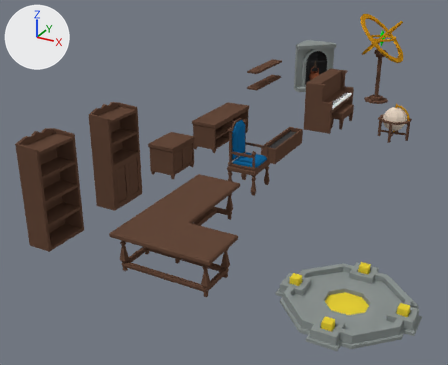
Before and after pictures for a commit that changed the Blender file Interior/interior_furnitures.blend.
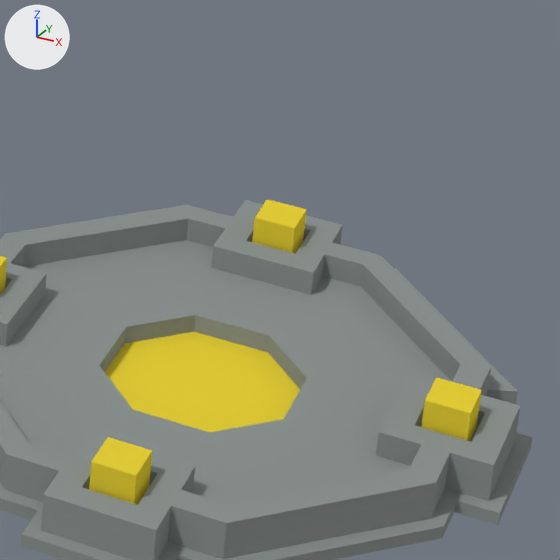
Each version is shown whole from a camera (50 mm lens) standing at (1.34, -14.39, 5.92) and looking at (-5.46, -2.03, -0.26), then close up on the part from 67% to 96% of the width and 59% to 94% of the height. Lighting does not change. The marker at upper left points along +X, +Y and +Z.

In view in the first close-up: 'Portal_2x2x1'.
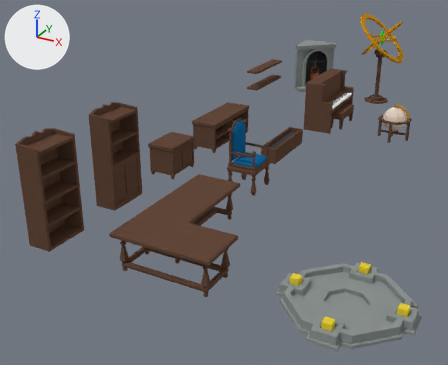
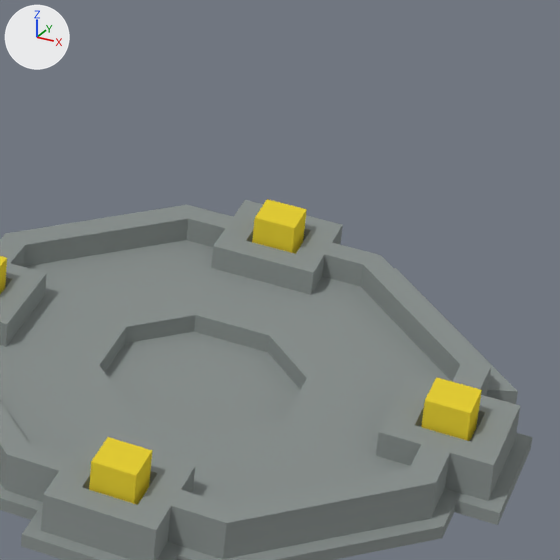
Changed parts and their boxes (x1, y1, x2, y2) in the close-ups (560 x 560 px):
part 1 of me_portal_2x2x1_a, recoloured (yellow to grey)
    both: (105, 332, 300, 432)

The change, as a list of edits to the scene's bpy script:
```text
Change me_portal_2x2x1_a:
    where me_portal_2x2x1_a.from_pydata(...)  # 308 vertices, 286 faces, 13 loose edges; spans x -1.15..1.15, y -1.15..1.15, z 0.0..0.3
    used by ob_portal_2x2x1; location = (-1.0, -6.0, 0.0)
    me_portal_2x2x1_a part 1: all 8 faces centred in x -0.23..0.23, y -0.23..0.23, z 0.03 switch from mat_glowyellow (yellow #e7d037) to mat_stone (grey #8c9391)
```
